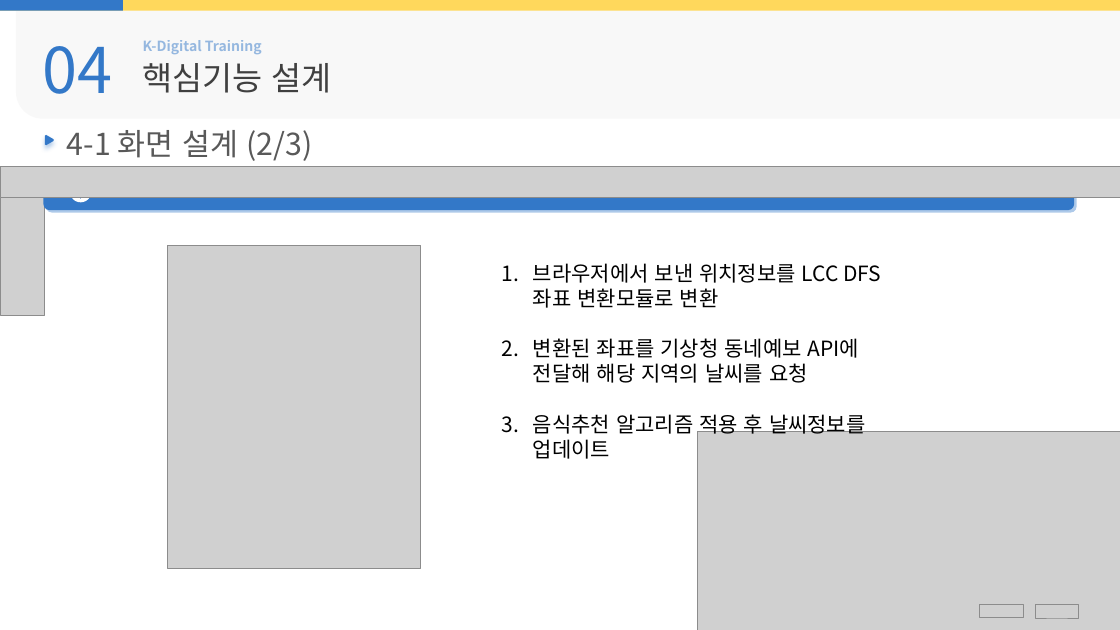
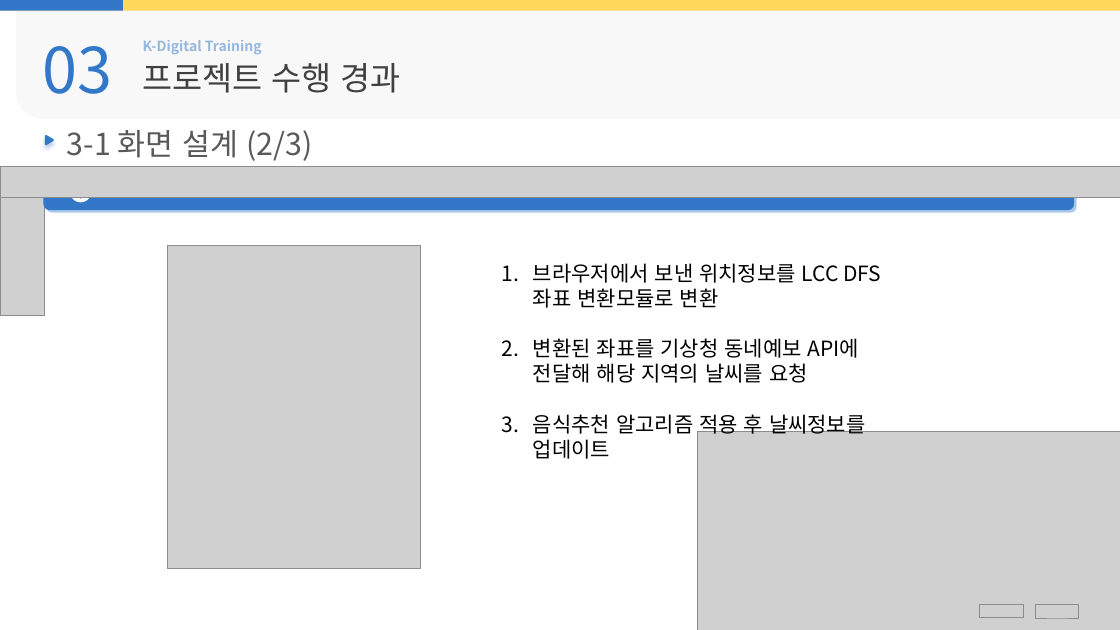
Before and after one commit to Hiddle00/project2_weather, a slide deck: slide 21 of 최종발표/05.D팀_최종발표.pptx (slide 22 before the commit). Drawn at 1120x630 pixels with LibreOffice and Linux fonts; fonts in the diff are those of the drawing; grey boxes stand for pictures; background and template pictures are left out. Boxes give left, top, right and bottom in pixels: in the first picture for what was removed or moved away, otherwise in the second. Text is boxed around its words. In the diff, an @@ line names an element or a change of style, - is before the commit and + after.

```diff
--- a/최종발표/05.D팀_최종발표.pptx
+++ b/최종발표/05.D팀_최종발표.pptx
@@ text at [43,46,113,94]: text changed @@
-04
+03
@@ text at [143,63,401,93]: text changed @@
-핵심기능 설계
+프로젝트 수행 경과
@@ text at [67,130,313,161]: text changed @@
-4-1 화면 설계 (2/3)
+3-1 화면 설계 (2/3)
```
Also in this commit, not shown: 12 other slides changed, 6 slides added.
